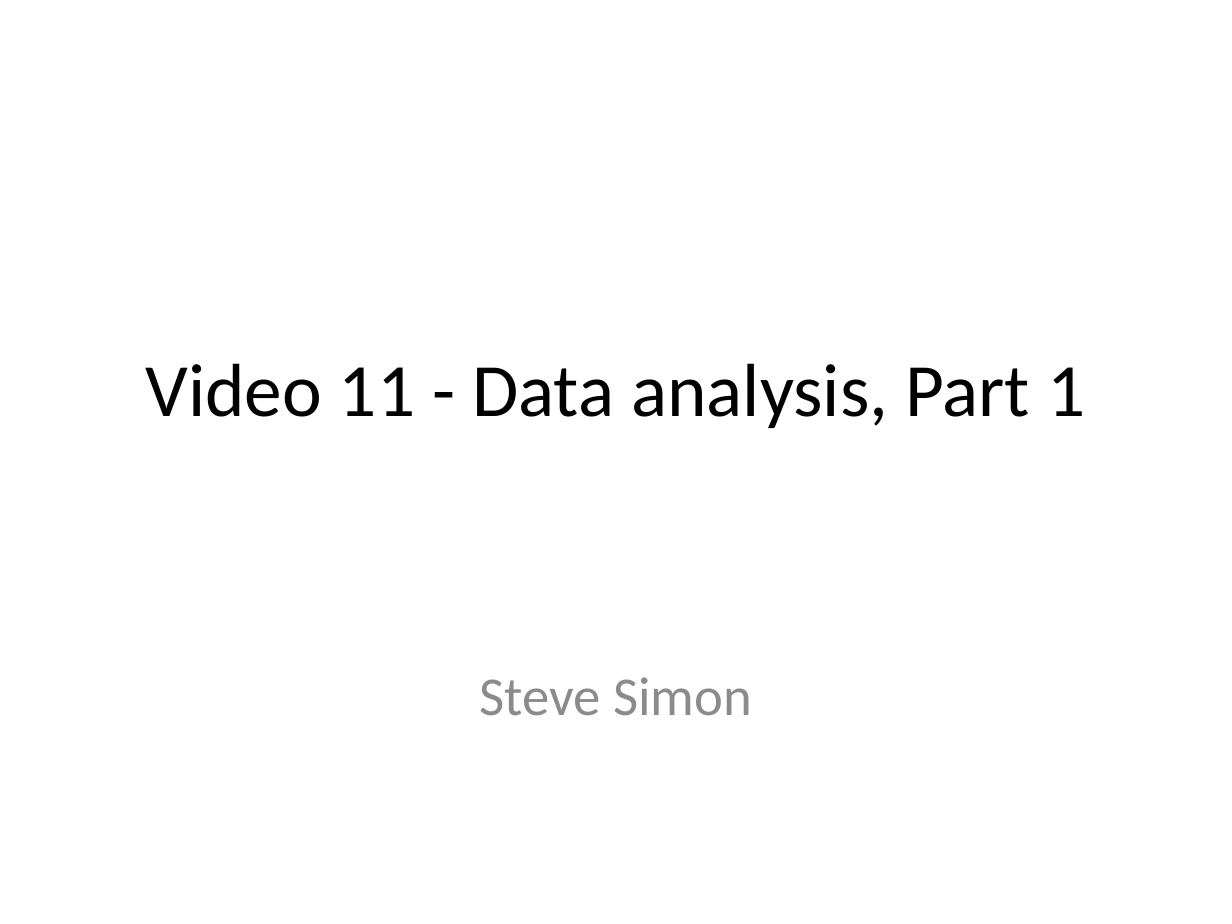
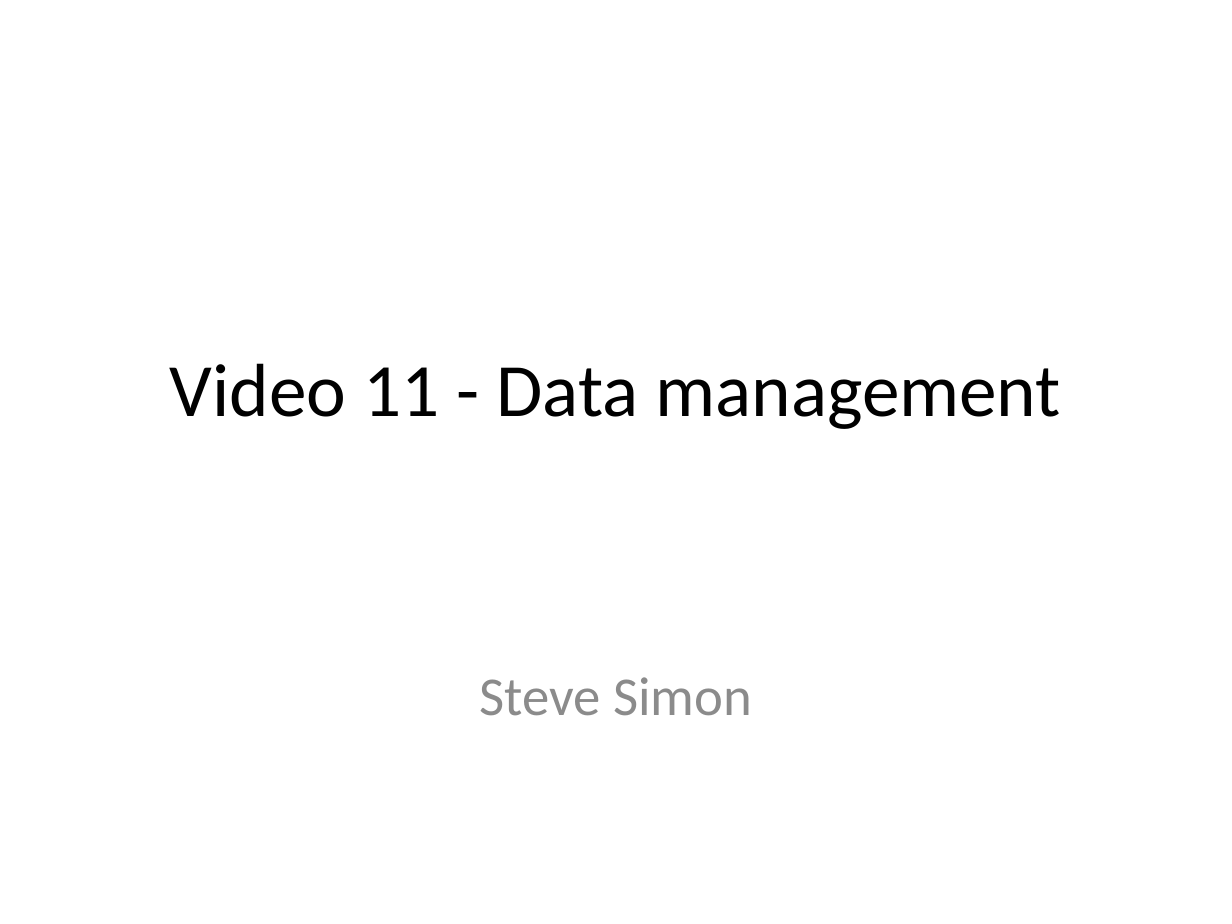
Before and after one commit to classes-medb/5510, a slide deck: slide 1 of src/video-11-data-management.pptx. Drawn at 1232x924 pixels with LibreOffice and Linux fonts; fonts in the diff are those of the drawing. Boxes give left, top, right and bottom in pixels: in the first picture for what was removed or moved away, otherwise in the second. Text is boxed around its words. In the diff, an @@ line names an element or a change of style, - is before the commit and + after.

Commit message:
Finalized video 11

```diff
--- a/src/video-11-data-management.pptx
+++ b/src/video-11-data-management.pptx
@@ title at (170,363,1061,429): text changed @@
-Video 11 - Data analysis, Part 1
+Video 11 - Data management
```
Also in this commit, not shown: 10 other slides changed, 11 slides added, 24 slides removed, 4 other files.
